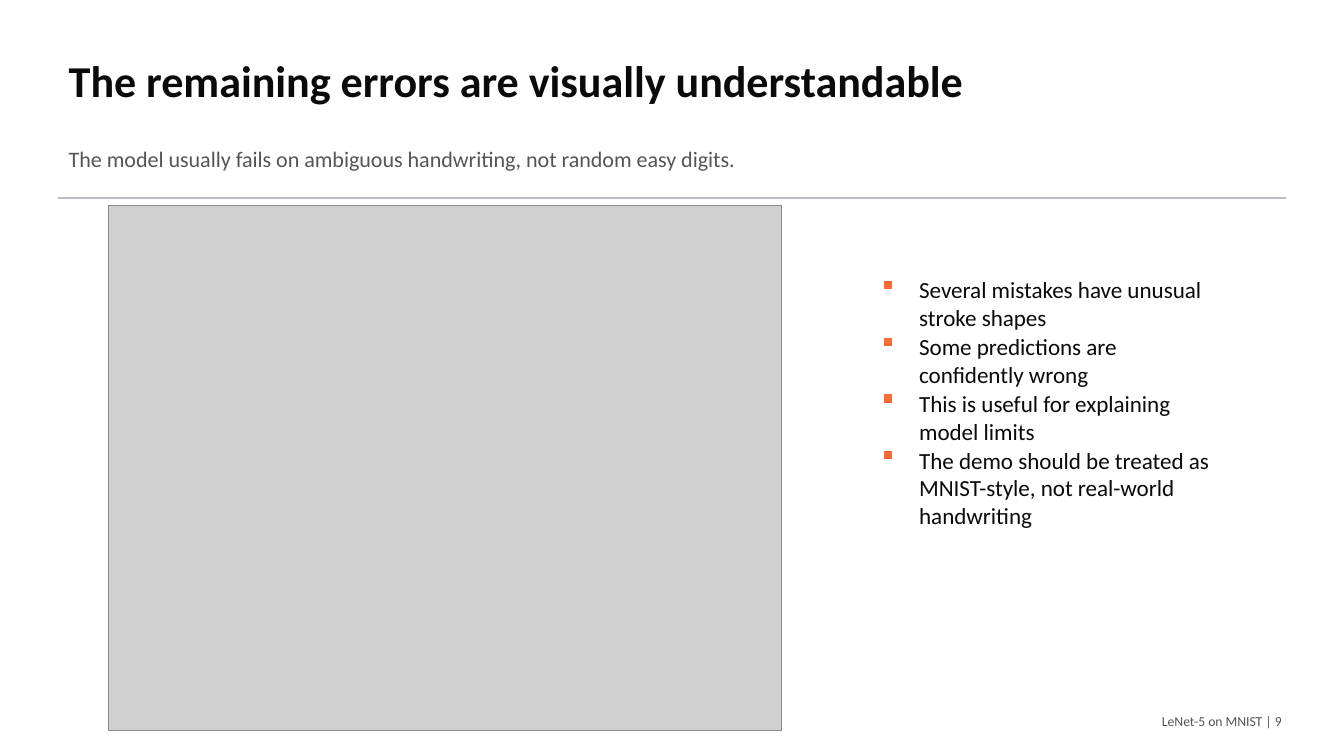
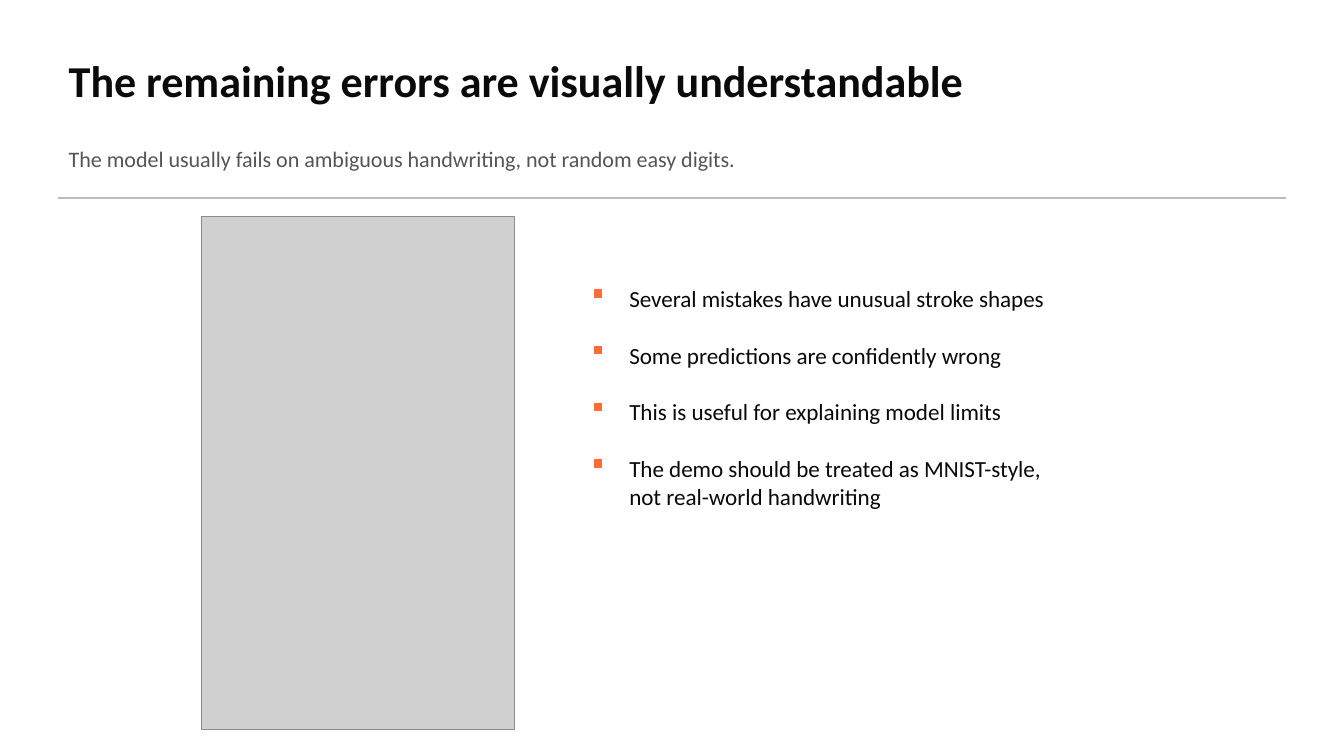
Before and after one commit to macbehnke/NN_funds_project, a slide deck: slide 7 of slides/LeNet5_MNIST_Final_Presentation.pptx (slide 9 before the commit). Drawn at 1344x756 pixels with LibreOffice and Linux fonts; fonts in the diff are those of the drawing; grey boxes stand for pictures. Boxes give left, top, right and bottom in pixels: in the first picture for what was removed or moved away, otherwise in the second. Text is boxed around its words. In the diff, an @@ line names an element or a change of style, - is before the commit and + after.

```diff
--- a/slides/LeNet5_MNIST_Final_Presentation.pptx
+++ b/slides/LeNet5_MNIST_Final_Presentation.pptx
@@ picture removed at [109,206,782,731] @@
@@ picture added at [202,217,515,730] @@
@@ text "Several mistakes have unusual stroke ..." rewrapped from [919,282,1201,330] to [629,291,1044,311] @@
@@ 4 rectangles: place and size @@
-4 rectangles at [884,281,891,459]
+4 rectangles at [594,290,601,467]
@@ text "Some predictions are confidently wrong" rewrapped from [919,339,1116,387] to [629,348,1001,368] @@
@@ text "This is useful for explaining ..." rewrapped from [919,396,1170,440] to [629,404,1001,424] @@
@@ text "The demo should be treated ..." rewrapped from [919,453,1209,500] to [629,461,1041,509] @@
@@ text removed at [1162,717,1282,726] @@
-LeNet-5 on MNIST | 9
```
Also in this commit, not shown: 10 other slides changed, 3 slides removed, 2 other files.
